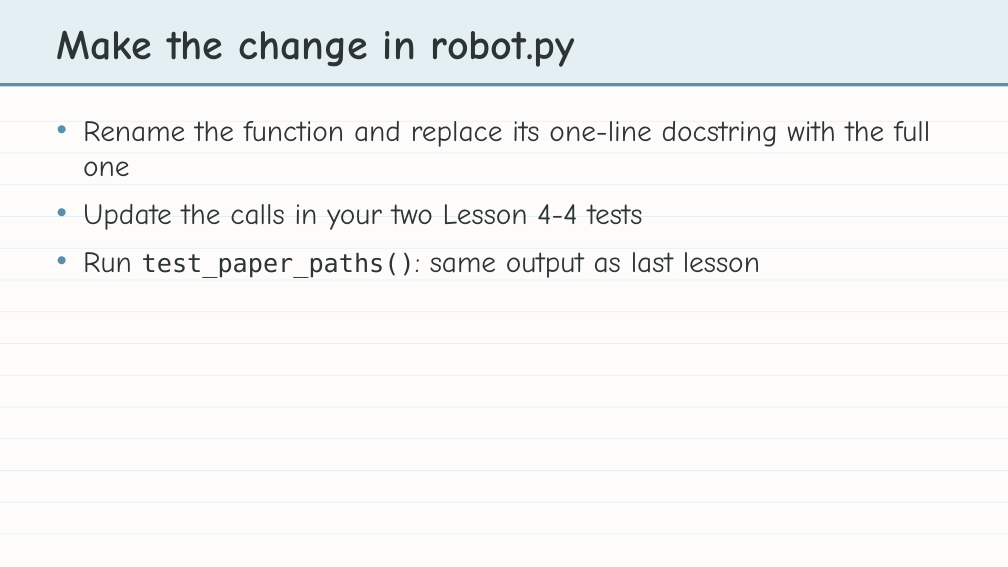
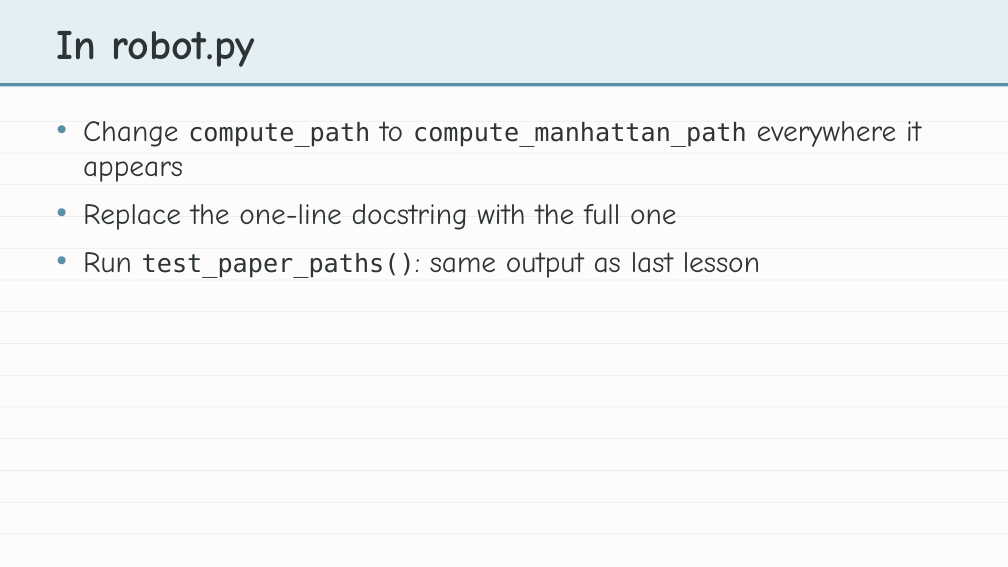
Before and after one commit to bradamiller/LearningPython, a slide deck: slide 10 of static/slides/module-04-manhattan/module-4-lesson-05-naming-and-testing-the-planner.pptx (slide 11 before the commit). Drawn at 1008x567 pixels with LibreOffice and Linux fonts; fonts in the diff are those of the drawing. Boxes give left, top, right and bottom in pixels: in the first picture for what was removed or moved away, otherwise in the second. Text is boxed around its words. In the diff, an @@ line names an element or a change of style, - is before the commit and + after.

```diff
--- a/static/slides/module-04-manhattan/module-4-lesson-05-naming-and-testing-the-planner.pptx
+++ b/static/slides/module-04-manhattan/module-4-lesson-05-naming-and-testing-the-planner.pptx
@@ text at (57,31,255,67): text changed @@
-Make the change in robot.py
+In robot.py
@@ text at (83,121,921,230): text changed @@
-• Rename the function and replace its one-line docstring with the full one
-• Update the calls in your two Lesson 4-4 tests
+• Change compute_path to compute_manhattan_path everywhere it appears
+• Replace the one-line docstring with the full one
```
Also in this commit, not shown: 4 other slides changed, 1 slide removed, 5 other files.
